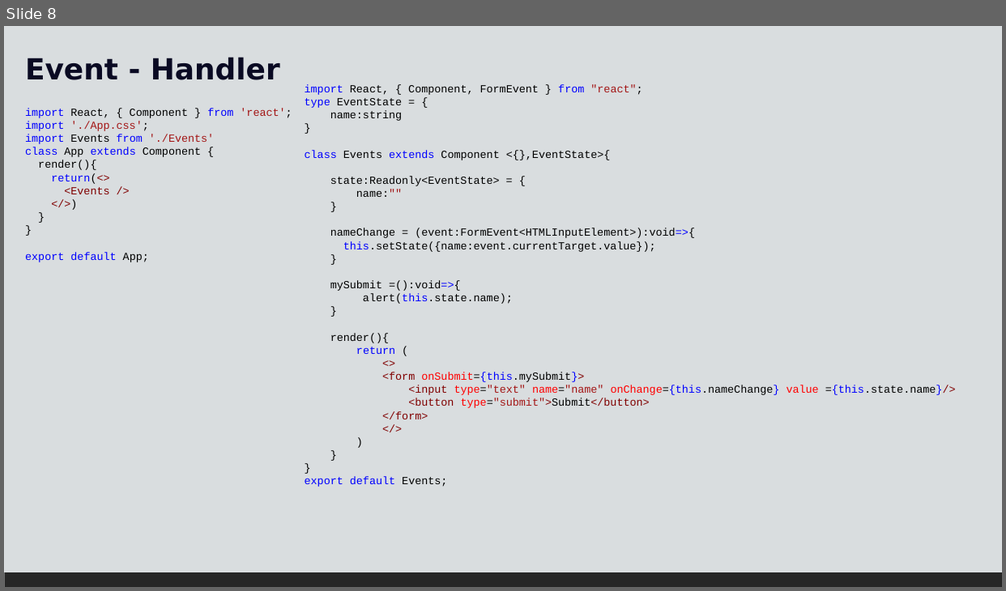
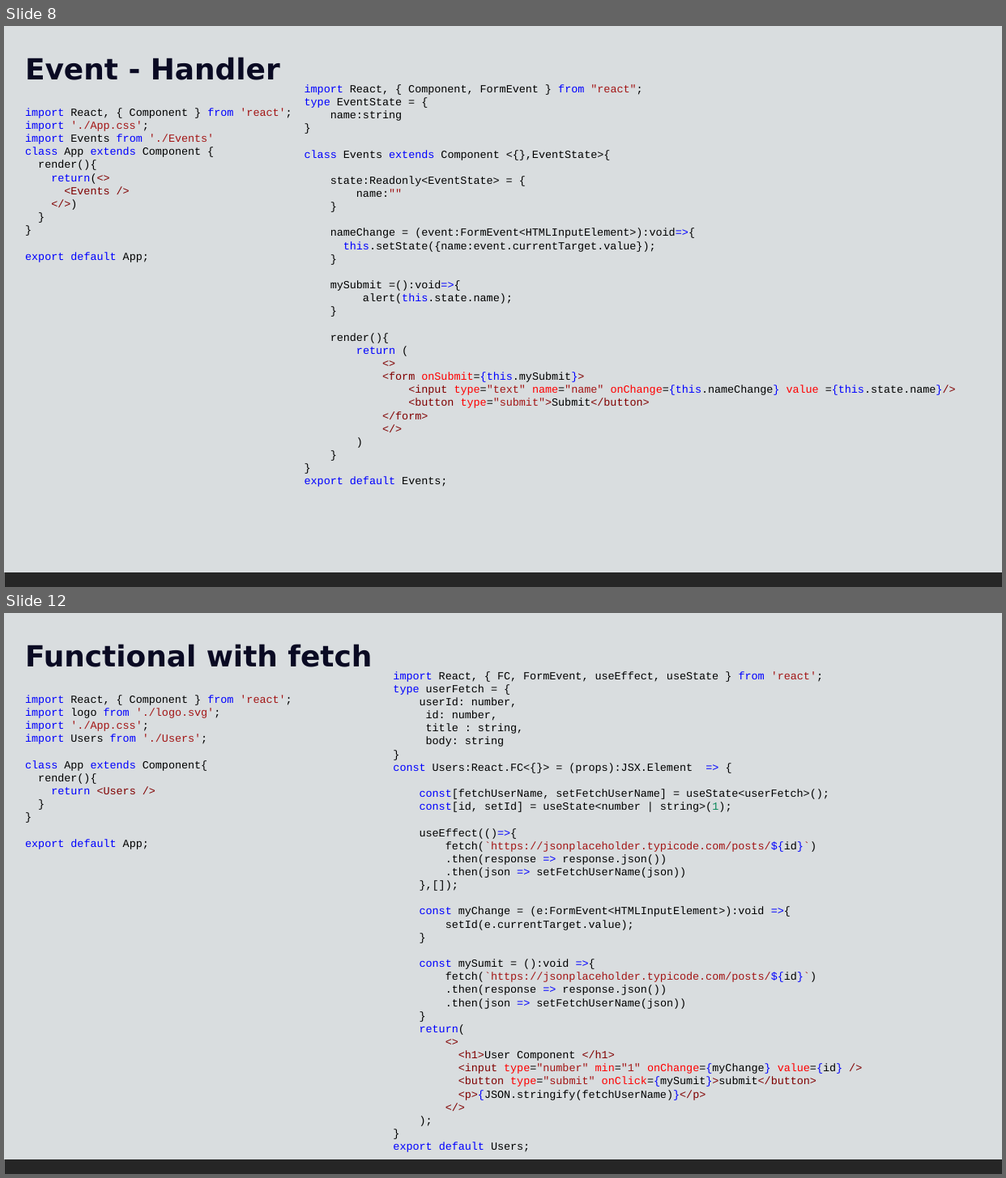
Before and after one commit to bharathi2k6/Learn_React, a slide deck: doc/React-6.pptx. Shown one above the other, each under a label of ours: slide 8 before the commit, slides 8 and 12 after it; the slides between them are not shown. The pictures are 1006x591 and 1006x1178 pixels, drawn with LibreOffice and Linux fonts; fonts in the diff are those of the drawing. Boxes give left, top, right and bottom in pixels: in the first picture for what was removed or moved away, otherwise in the second. Text is boxed around its words. In the diff, an @@ line names an element or a change of style, - is before the commit and + after.

Commit message:
typescript functional component

```diff
--- a/doc/React-6.pptx
+++ b/doc/React-6.pptx
@@ slide 12 added at (4,613,1002,1174), background #FFFFFF; not listed: 1 template element that a slide beside it also shows @@
@@ rectangle added at (4,613,1002,1160), fill #D9DDDF @@
@@ text added at (25,644,372,667), 28 pt, text #0A0A23, bold @@
+Functional with fetch
@@ text added at (393,671,842,1152), 10.5 pt, text #000000 @@
+import React, { FC, FormEvent, useEffect, useState } from 'react';
+type userFetch = {
+userId: number,
+id: number,
+title : string,
+body: string
+}
+const Users:React.FC<{}> = (props):JSX.Element => {
+const[fetchUserName, setFetchUserName] = useState<userFetch>();
+const[id, setId] = useState<number | string>(1);
+useEffect(()=>{
+fetch(`https://jsonplaceholder.typicode.com/posts/${id}`)
+.then(response => response.json())
+.then(json => setFetchUserName(json))
+},[]);
+const myChange = (e:FormEvent<HTMLInputElement>):void =>{
+setId(e.currentTarget.value);
+}
+const mySumit = ():void =>{
+fetch(`https://jsonplaceholder.typicode.com/posts/${id}`)
+.then(response => response.json())
+.then(json => setFetchUserName(json))
+}
+return(
+<>
+<h1>User Component </h1>
+<input type="number" min="1" onChange={myChange} value={id} />
+<button type="submit" onClick={mySumit}>submit</button>
+<p>{JSON.stringify(fetchUserName)}</p>
+</>
+);
+}
+export default Users;
@@ text added at (25,695,292,850), 10.5 pt, text #0000FF @@
+import React, { Component } from 'react';
+import logo from './logo.svg';
+import './App.css';
+import Users from './Users';
+class App extends Component{
+render(){
+return <Users />
+}
+}
+export default App;
```
Also in this commit, not shown: 4 other slides added, 21 other files.
